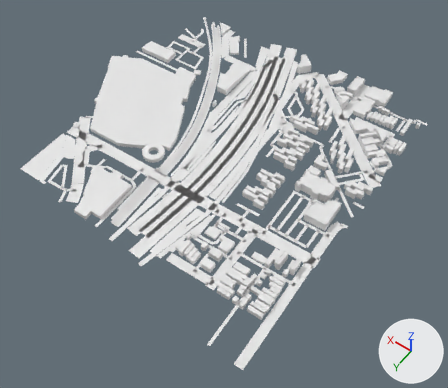
Before and after pictures for a commit that changed the glTF model app/public/world/tiles/-6_-5.glb.
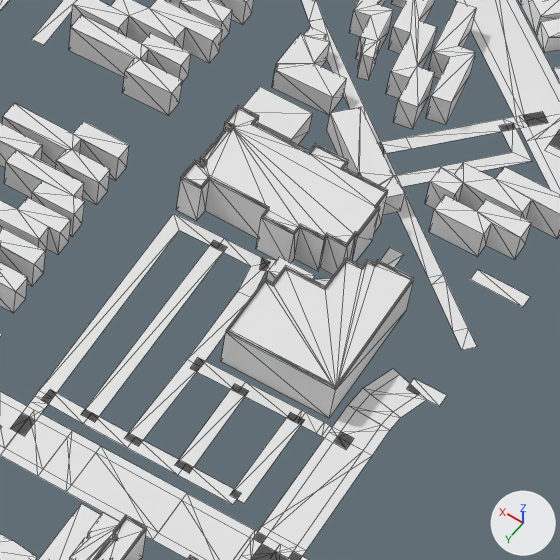
Each version is shown whole from a 50 mm lens placed at (-3167.0, 2849.0, 791.0), pointed at (-2792.0, 2325.0, -33.0), then close up on the part from 58% to 83% of the width and 38% to 67% of the height. The lights are fixed; the arrows at lower right show +X, +Y and +Z. The first two pictures are the older version. The close-ups show mesh edges as thin lines. Where no turn or scale is listed for an object, it has been applied to the vertices. Vertices at exactly the same position are counted once.

In view in the first close-up: 'buildings', 'ground'.
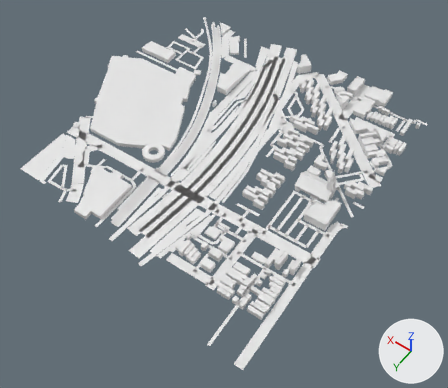
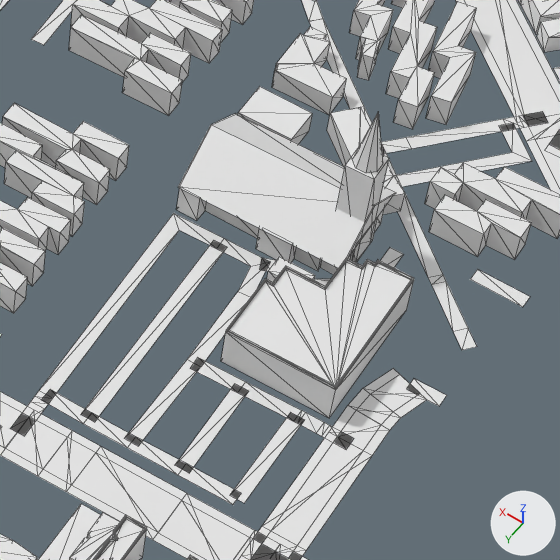
Where the newer file only moved an object's origin or applied its transform, the numbers keep the older frame.

Changed parts and their boxes (x1, y1, x2, y2) in the close-ups (560 x 560 px):
part 1 of me_buildings, added: after (337, 147, 389, 263)
part 2 of me_buildings, built on: before (176, 105, 388, 275); after (176, 113, 396, 275)

What the commit changed:
me_buildings is used by ob_buildings; location (-2719.6, 2247.8, 8.6).
me_buildings had 2072 vertices, 3050 faces and spanned x -283.0..283.0, y -265.0..265.0, z -9.0..9.0.
me_buildings now has 2011 vertices, 2894 faces and spans x -283.0..283.0, y -265.0..265.0, z -9.0..58.0.
me_buildings part 1: the loose piece of 8 vertices spanning x -222.0..-214.0, y 142.0..173.0, z -9.0..0.0 is copied, and the copy is scaled about its middle by (1.29, 0.325, 4.74), then moved by (-10.0, -152.0, 17.0); it spans x -233.0..-223.0, y 0.0..11.0, z -9.0..34.0.
Part 2, on me_buildings:
120 vertices are removed from x -233.0..-175.0, y -12.0..25.0, z 7.0..9.0.
268 faces are deleted.
21 vertices are added at x -234.0..-174.0, y -13.0..25.0, z 3.0..58.0.
30 new vertices lie (0.0, 0.0, 12.0) away from vertices in x -233.0..-175.0, y -12.0..25.0, z -9.0.
102 new faces join them.
